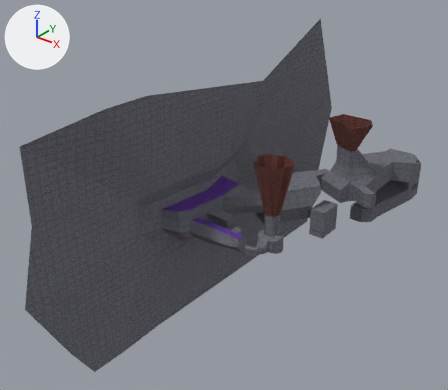
Renders of the glTF model levels/level.glb from each side of a commit.
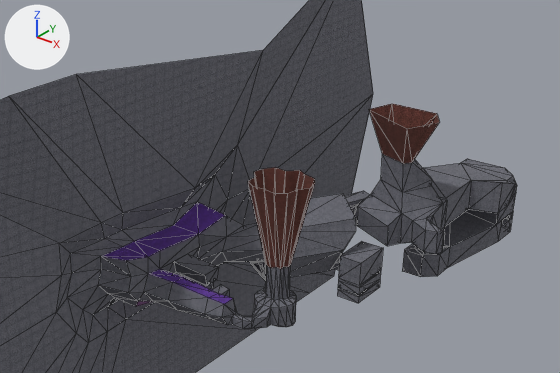
Each version is shown whole from a camera (50 mm lens) standing at (229.0, -343.0, 243.0) and looking at (-41.0, -5.0, 34.0), then close up on the part from 22% to 100% of the width and 13% to 72% of the height. The lights are fixed; the arrows at upper left show +X, +Y and +Z. The close-ups show mesh edges as thin lines. Vertices at the same position are counted once.

Names of what the first close-up shows: 'level'.
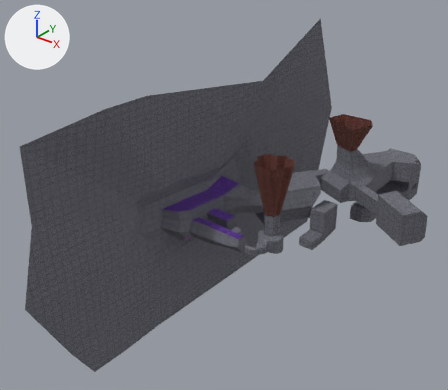
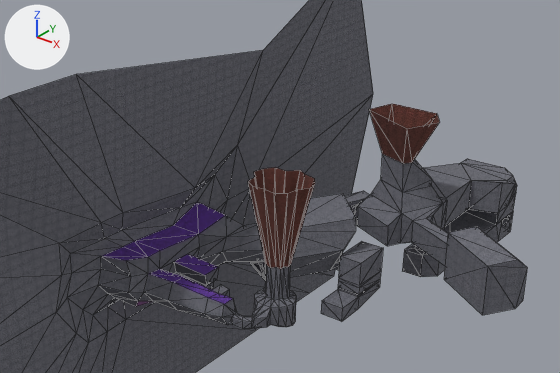
Location of each change, (x1, y1, x2, y2) in pixels of the close-ups (560 x 373 px; the box of a moved part takes in the faces that stretch with it):
'level', reshaped
    before: (0, 0, 517, 373)
    after: (0, 0, 527, 373)
part 1 of me_level_col, moved or reshaped
    before: (337, 219, 444, 303)
    after: (321, 219, 527, 321)
part 2 of me_level_col, recoloured (grey to purple)
    both: (174, 254, 218, 275)

Diff of the bpy script that builds the scene:
```diff
--- a/levels/level.glb.py
+++ b/levels/level.glb.py
@@ me_level_col @@
 # used by ob_level; location = (0.0, 0.0, 0.0)
-me_level_col.from_pydata(...)  # 509 vertices, 988 faces; spans x -81.0..34.0, y -167.0..222.0, z -79.0..138.0
+me_level_col.from_pydata(...)  # 515 vertices, 1000 faces; spans x -81.0..88.0, y -167.0..222.0, z -79.0..138.0
+# me_level_col part 1
+# 17 vertices are removed from x -2.0..33.0, y 62.0..112.0, z -17.0..15.0
+# 47 faces are deleted
+# 2 vertices move within x -2.0..10.0, y 84.0, z -6.0
+# 24 vertices are added at x -2.0..88.0, y 46.0..105.0, z -20.0..27.0
+# 57 new faces join them, mat_alien_stone (picture img_textured_conrete_paint)
+# 4 new faces join them, mat_alien_dirt (picture img_gravel)
+# me_level_col part 2: 2 faces spanning x -56.0..-36.0, y -8.0..2.0, z 14.0..15.0 switch from mat_alien_stone (picture img_textured_conrete_paint) to mat_aliien_lefes (picture img_living_wall)
 me_level_col.materials.append(mat_alien_grass)
```
